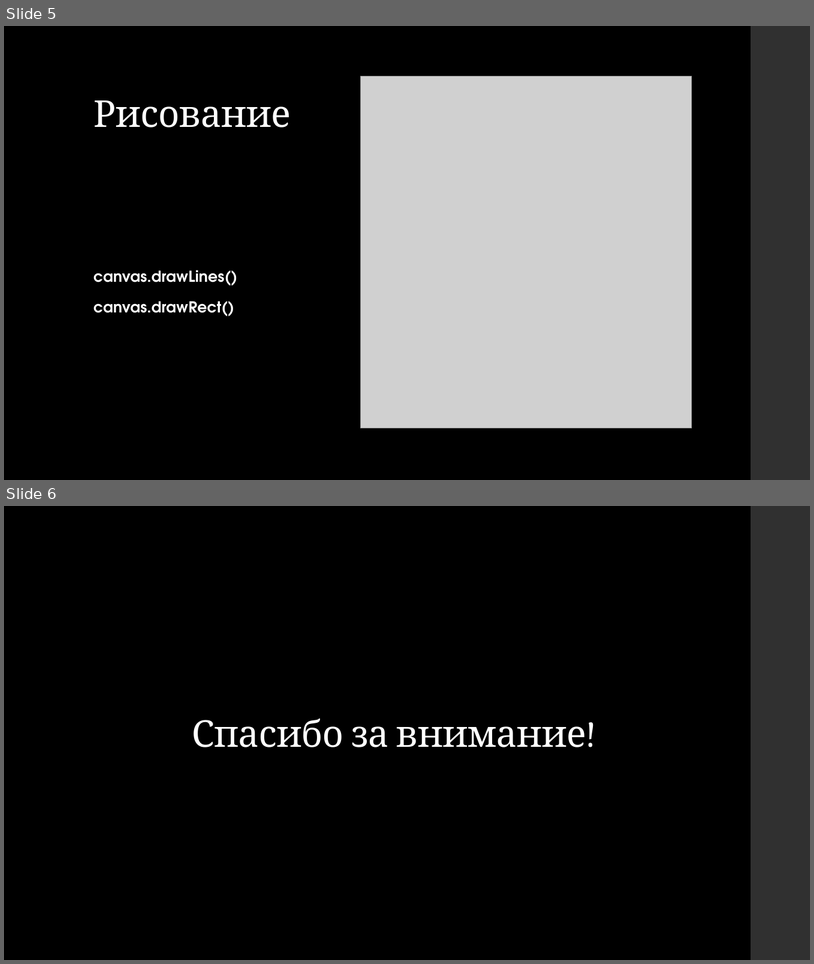
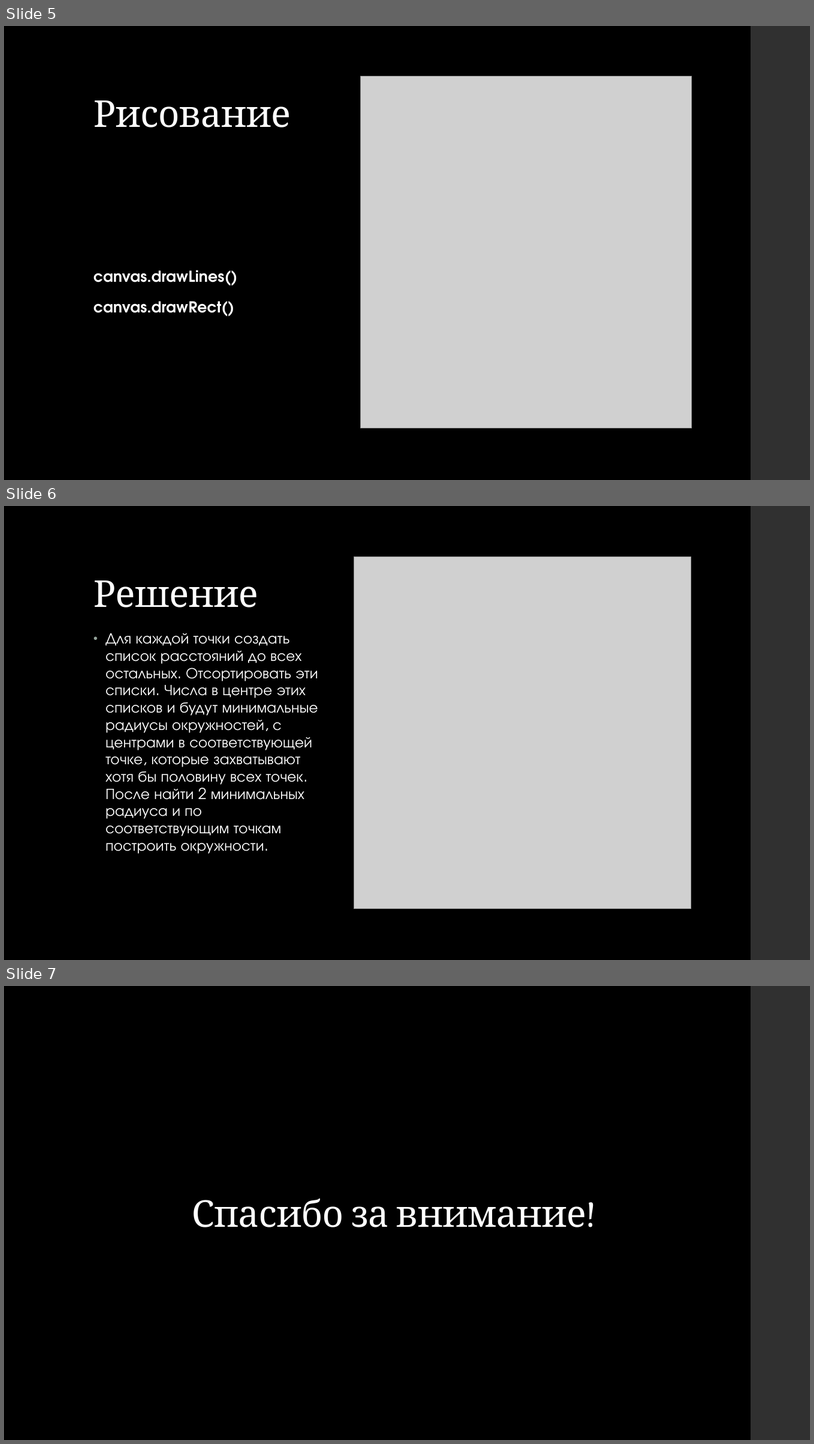
Before and after one commit to Xerx350/Ready, a slide deck: report/2024_1_Чашин_Андрей.pptx. Shown one above the other, each under a label of ours: slides 5 and 6 before the commit, slides 5, 6 and 7 after it. The pictures are 814x964 and 814x1444 pixels, drawn with LibreOffice and Linux fonts; fonts in the diff are those of the drawing; grey boxes stand for pictures. Boxes give left, top, right and bottom in pixels: in the first picture for what was removed or moved away, otherwise in the second. Text is boxed around its words. In the diff, an @@ line names an element or a change of style, - is before the commit and + after.

Commit message:
report + presentation + readme

```diff
--- a/report/2024_1_Чашин_Андрей.pptx
+++ b/report/2024_1_Чашин_Андрей.pptx
@@ slide 6 added at bbox=[4, 506, 810, 960], background #000000; not listed: 1 template element that a slide beside it also shows @@
@@ picture added at bbox=[354, 557, 691, 908] @@
@@ title added at bbox=[93, 580, 258, 607], 44 pt, text #FFFFFF @@
+Решение
@@ text added at bbox=[105, 633, 318, 853], 18 pt, text #FFFFFF @@
+• Для каждой точки создать список расстояний до всех остальных. Отсортировать эти списки. Числа в центре этих списков и будут минимальные радиусы окружностей, с центрами в соответствующей точке, которые захватывают хотя бы половину всех точек. После найти 2 минимальных радиуса и по соответствующим точкам построить окружности.
@@ what was slide 6 is now slide 7 @@
```
Also in this commit, not shown: 6 other files.
